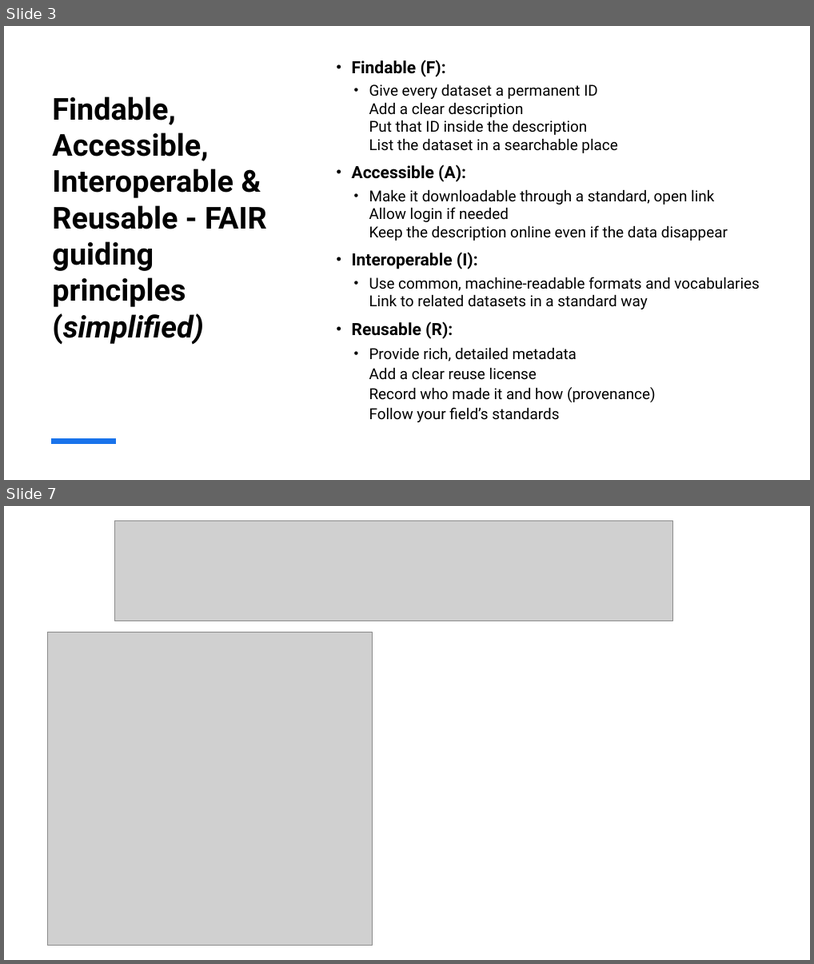
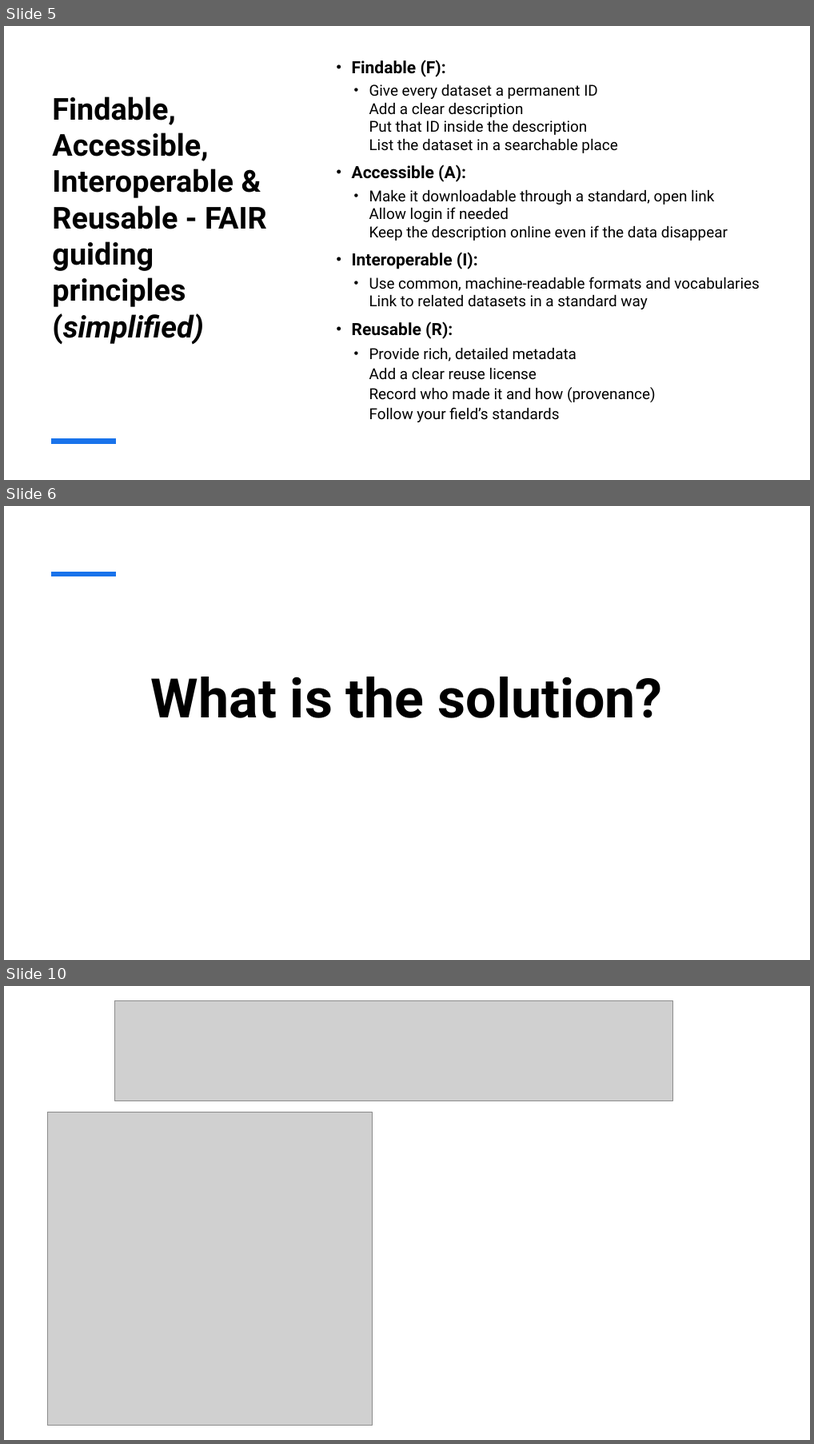
Before and after one commit to florenciaaltschuler/open-science-pipeline, a slide deck: FAIRyTale_presentation.pptx. Shown one above the other, each under a label of ours: slides 3 and 7 before the commit, slides 5, 6 and 10 after it; the slides between them are not shown. The pictures are 814x964 and 814x1444 pixels, drawn with LibreOffice and Linux fonts; fonts in the diff are those of the drawing; grey boxes stand for pictures. Boxes give left, top, right and bottom in pixels: in the first picture for what was removed or moved away, otherwise in the second. Text is boxed around its words. In the diff, an @@ line names an element or a change of style, - is before the commit and + after.

```diff
--- a/FAIRyTale_presentation.pptx
+++ b/FAIRyTale_presentation.pptx
@@ slide 6 added at bbox=[4, 506, 810, 960], background #FFFFFF @@
@@ line added from (51, 574) to (116, 574), #1973EB 6 pt @@
@@ title added at bbox=[151, 676, 663, 718], 64.8 pt, text #000000, bold @@
+What is the solution?
@@ what was slide 3 is now slide 5 @@
@@ what was slide 7 is now slide 10 @@
```
Also in this commit, not shown: 3 slides changed, 2 other slides added, 1 other file.
